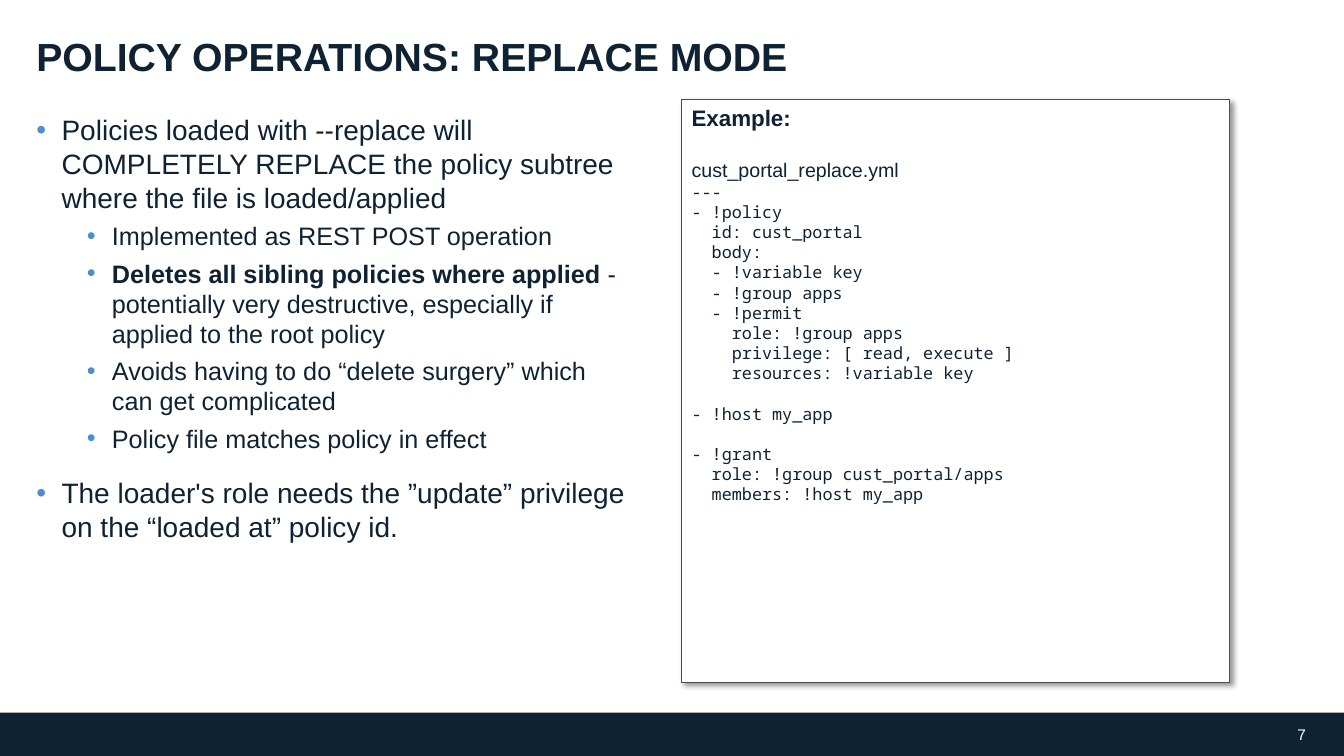
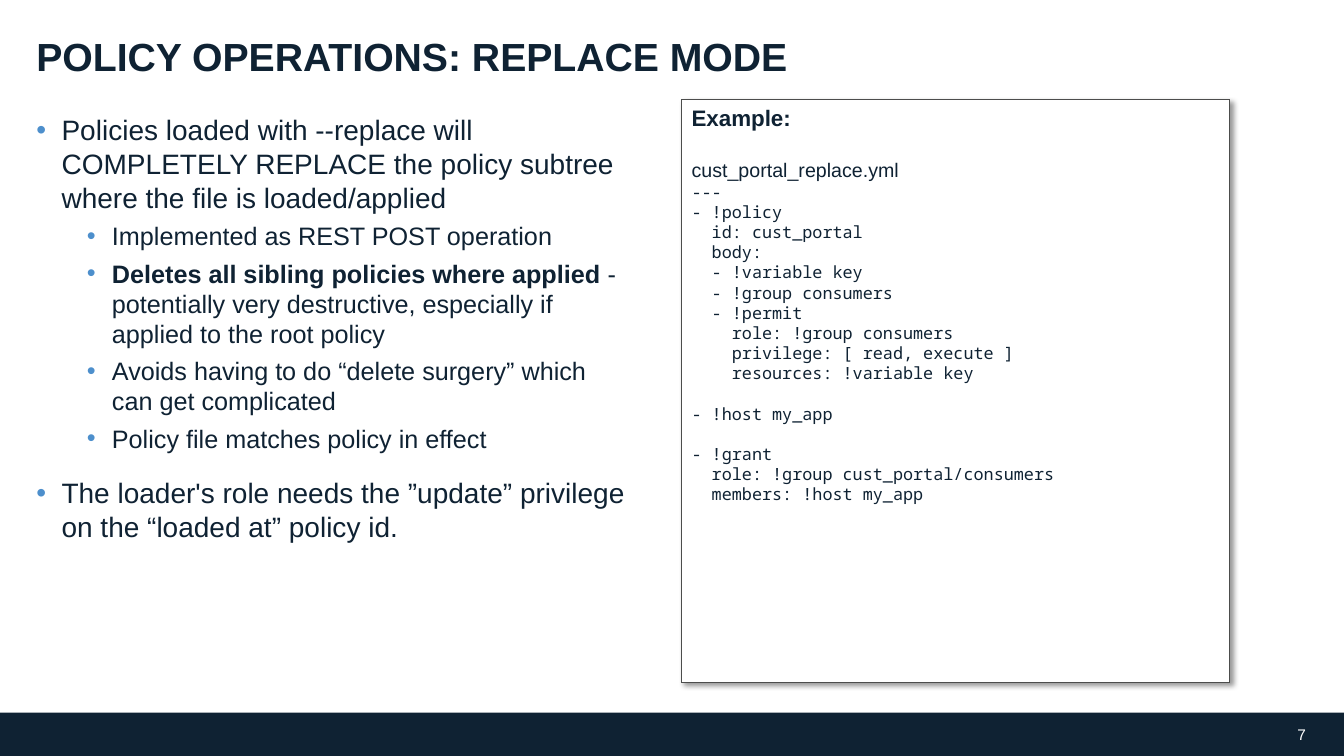
Before and after one commit to conjurdemos/conjur-policy-workshop, a slide deck: slide 7 of ppt/DAP-Policy-Model-200615JH.pptx. Drawn at 1344x756 pixels with LibreOffice and Linux fonts; fonts in the diff are those of the drawing; background and template pictures are left out. Boxes give left, top, right and bottom in pixels: in the first picture for what was removed or moved away, otherwise in the second. Text is boxed around its words. In the diff, an @@ line names an element or a change of style, - is before the commit and + after.

```diff
--- a/ppt/DAP-Policy-Model-200615JH.pptx
+++ b/ppt/DAP-Policy-Model-200615JH.pptx
@@ text in rectangle at [732,287,893,303]: text changed @@
-- !group apps
+- !group consumers
@@ text in rectangle at [732,326,954,343]: text changed @@
-role: !group apps
+role: !group consumers
@@ text in rectangle at [712,467,1055,484]: text changed @@
-role: !group cust_portal/apps
+role: !group cust_portal/consumers
```
Also in this commit, not shown: 4 other slides changed.
